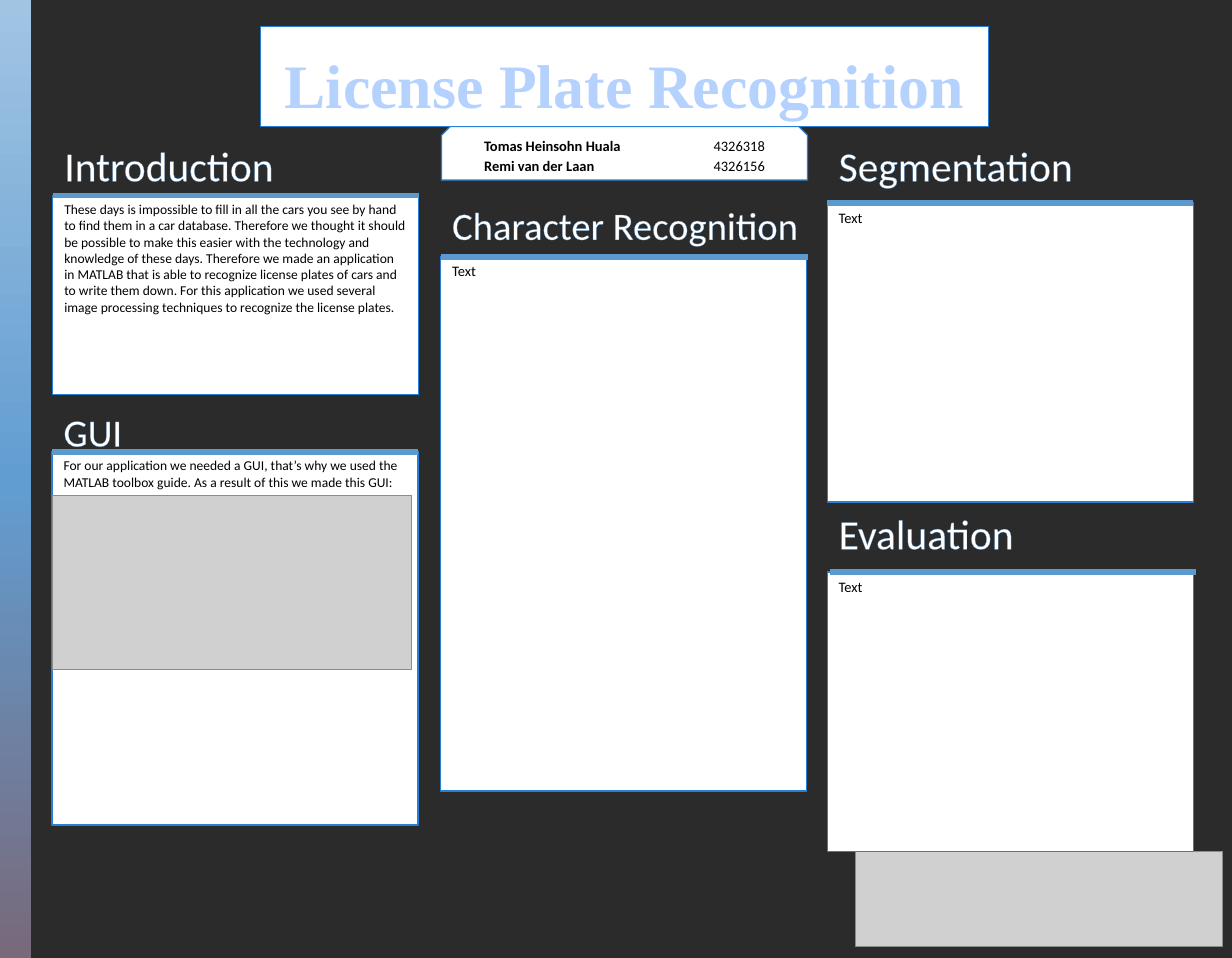
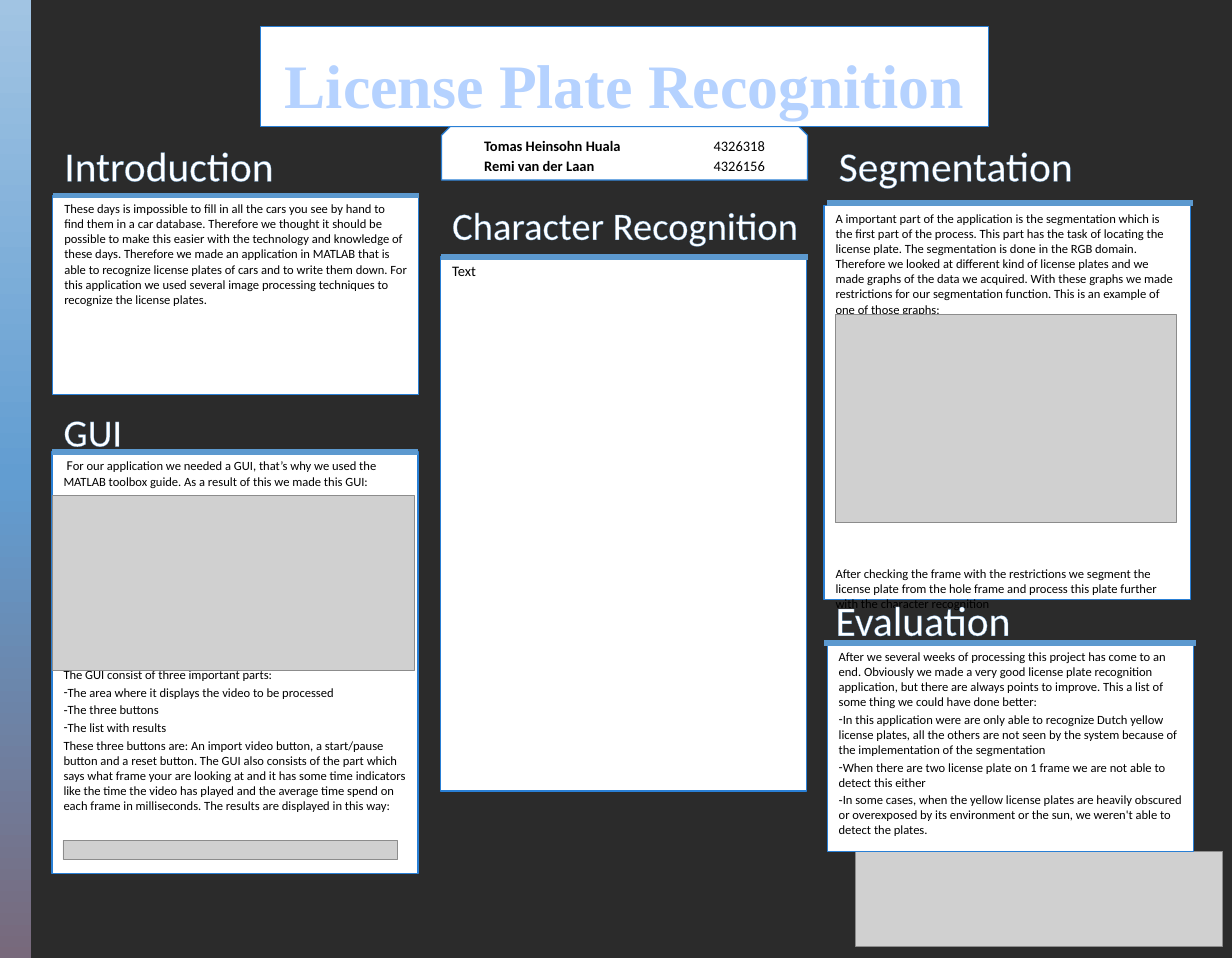
Before and after one commit to RvanderLaan/LicencePlateDetector, a slide deck: slide 1 of Posters/PosterTemplateEIND.pptx. Drawn at 1232x958 pixels with LibreOffice and Linux fonts; fonts in the diff are those of the drawing; grey boxes stand for pictures; background and template pictures are left out; a plain dark background stands for a picture behind light text. Boxes give left, top, right and bottom in pixels: in the first picture for what was removed or moved away, otherwise in the second. Text is boxed around its words. In the diff, an @@ line names an element or a change of style, - is before the commit and + after.

Commit message:
Eind poster versie 2

```diff
--- a/Posters/PosterTemplateEIND.pptx
+++ b/Posters/PosterTemplateEIND.pptx
@@ text "These days is impossible to ..." at <box>53,195,419,395</box>: size 14 to 13 pt @@
@@ text "A important part of the ...": place and size @@
-text "A important part of the ..." at <box>827,203,1193,502</box>
+text "A important part of the ..." at <box>824,205,1190,599</box>
@@ text at <box>836,214,1173,611</box>: text changed; size 15 to 13 pt @@
-Text
+A important part of the application is the segmentation which is the first part of the process. This part has the task of locating the license plate. The segmentation is done in the RGB domain. Therefore we looked at different kind of license plates and we made graphs of the data we acquired. With these graphs we made restrictions for our segmentation function. This is an example of one of those graphs:
+After checking the frame with the restrictions we segment the license plate from the hole frame and process this plate further with the character recognition
@@ picture added at <box>835,315,1176,523</box> @@
@@ text "For our application we needed ...": place and size @@
-text "For our application we needed ..." at <box>52,452,418,825</box>
+text "For our application we needed ..." at <box>52,452,418,873</box>
@@ text at <box>64,461,376,488</box>: size 14 to 13 pt in "For our application we needed a GUI, ..." @@
@@ text "Evaluation" rewrapped from <box>839,520,1014,550</box> to <box>836,601,1011,646</box> @@
@@ line moved from (829, 572) - (1196, 572) to (824, 643) - (1196, 643) @@
@@ text "After we several weeks of ...": place and size @@
-text "After we several weeks of ..." at <box>827,572,1193,852</box>
+text "After we several weeks of ..." at <box>827,643,1193,851</box>
@@ text at <box>839,652,1182,836</box>: text changed; size 15 to 13 pt @@
-Text
+After we several weeks of processing this project has come to an end. Obviously we made a very good license plate recognition application, but there are always points to improve. This a list of some thing we could have done better:
+– In this application were are only able to recognize Dutch yellow license plates, all the others are not seen by the system because of the implementation of the segmentation
+– When there are two license plate on 1 frame we are not able to detect this either
+– In some cases, when the yellow license plates are heavily obscured or overexposed by its environment or the sun, we weren't able to detect the plates.
@@ text at <box>64,669,406,812</box>: paragraphs added @@
+The GUI consist of three important parts:
+– The area where it displays the video to be processed
+– The three buttons
+– The list with results
+These three buttons are: An import video button, a start/pause button and a reset button. The GUI also consists of the part which says what frame your are looking at and it has some time indicators like the time the video has played and the average time spend on each frame in milliseconds. The results are displayed in this way:
@@ picture added at <box>63,841,397,860</box> @@
```
